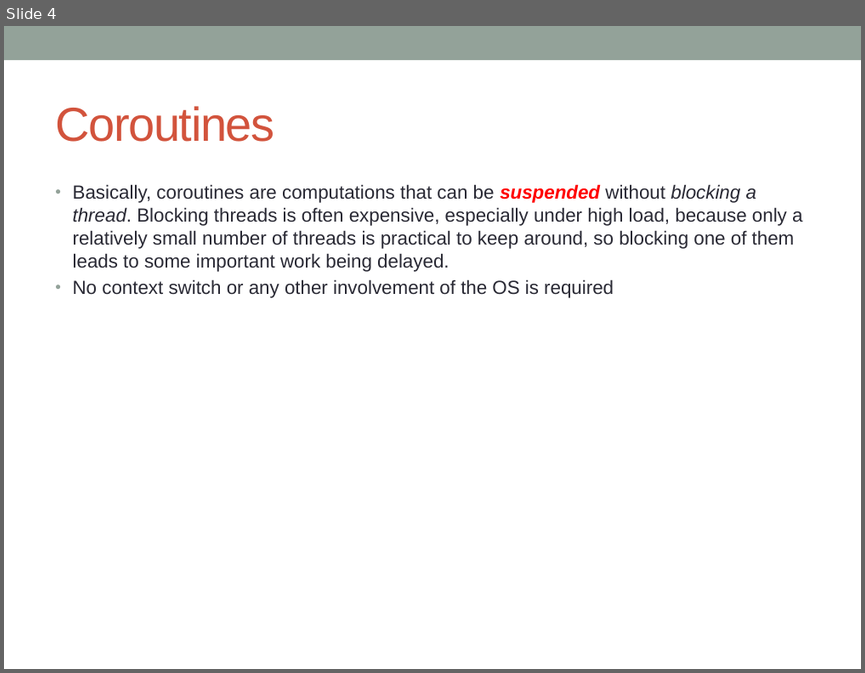
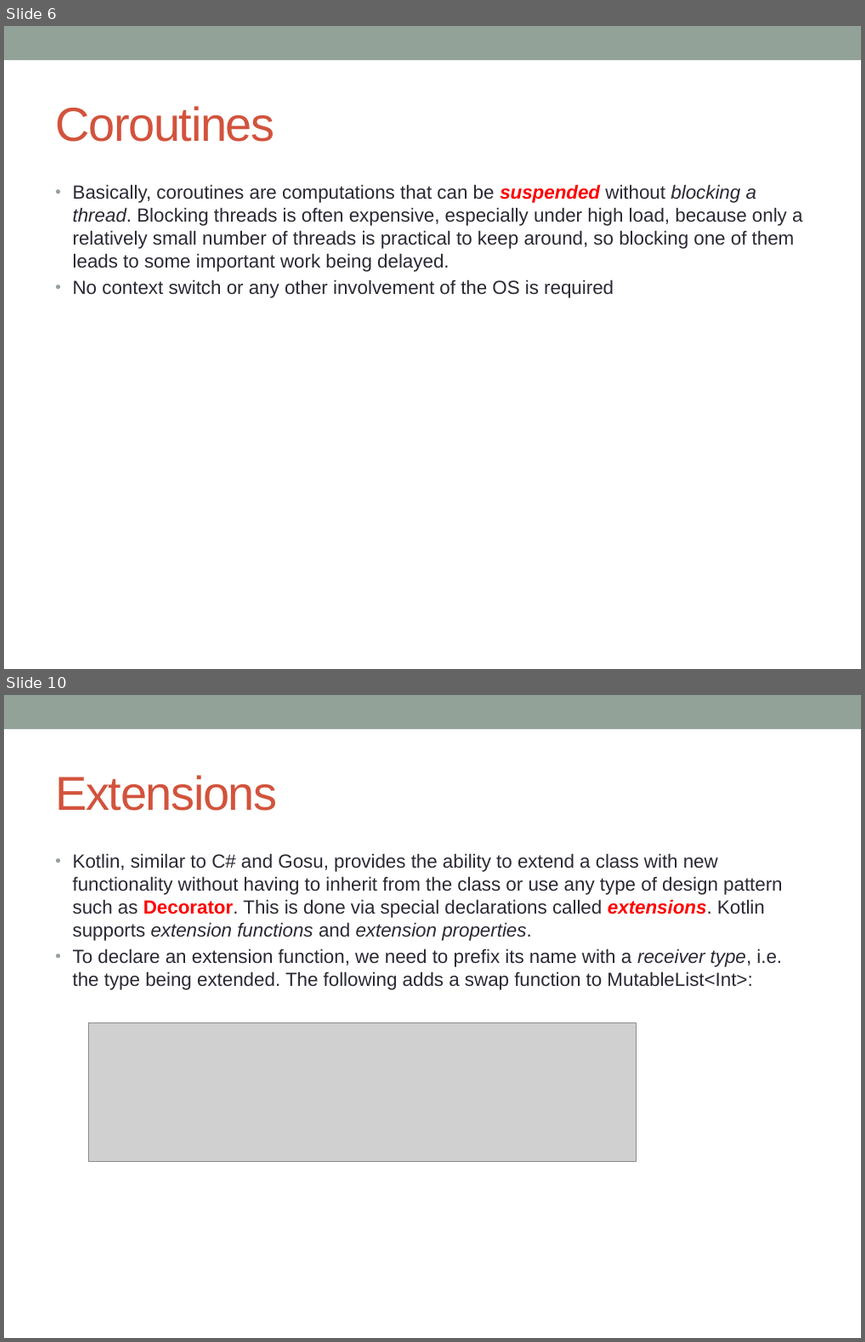
Before and after one commit to notionquest/ProjectDocumentation, a slide deck: Kotlin.pptx. Shown one above the other, each under a label of ours: slide 4 before the commit, slides 6 and 10 after it; the slides between them are not shown. The pictures are 865x673 and 865x1342 pixels, drawn with LibreOffice and Linux fonts; fonts in the diff are those of the drawing; grey boxes stand for pictures. Boxes give left, top, right and bottom in pixels: in the first picture for what was removed or moved away, otherwise in the second. Text is boxed around its words. In the diff, an @@ line names an element or a change of style, - is before the commit and + after.

Commit message:
Kotlin lang features

```diff
--- a/Kotlin.pptx
+++ b/Kotlin.pptx
@@ slide 10 added at <box>4,695,861,1338</box>, background #FFFFFF; not listed: 1 template element that a slide beside it also shows @@
@@ title added at <box>55,775,277,811</box>, 40 pt, text #D2533C @@
+Extensions
@@ text added at <box>73,853,782,990</box>, 16 pt, text #292934 @@
+• Kotlin, similar to C# and Gosu, provides the ability to extend a class with new functionality without having to inherit from the class or use any type of design pattern such as Decorator. This is done via special declarations called extensions. Kotlin supports extension functions and extension properties.
+• To declare an extension function, we need to prefix its name with a receiver type, i.e. the type being extended. The following adds a swap function to MutableList<Int>:
@@ picture added at <box>88,1023,636,1161</box> @@
@@ what was slide 4 is now slide 6 @@
```
Also in this commit, not shown: 1 slide changed, 15 other slides added.
